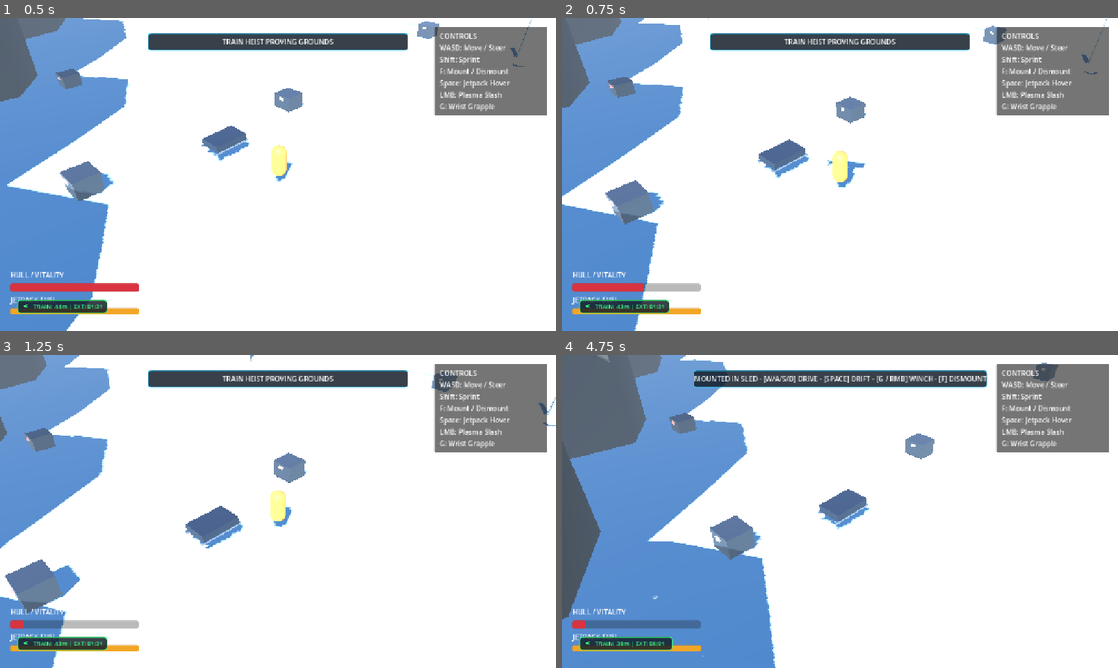
Above: before the commit, frames 1-4 (two rows, left to right).
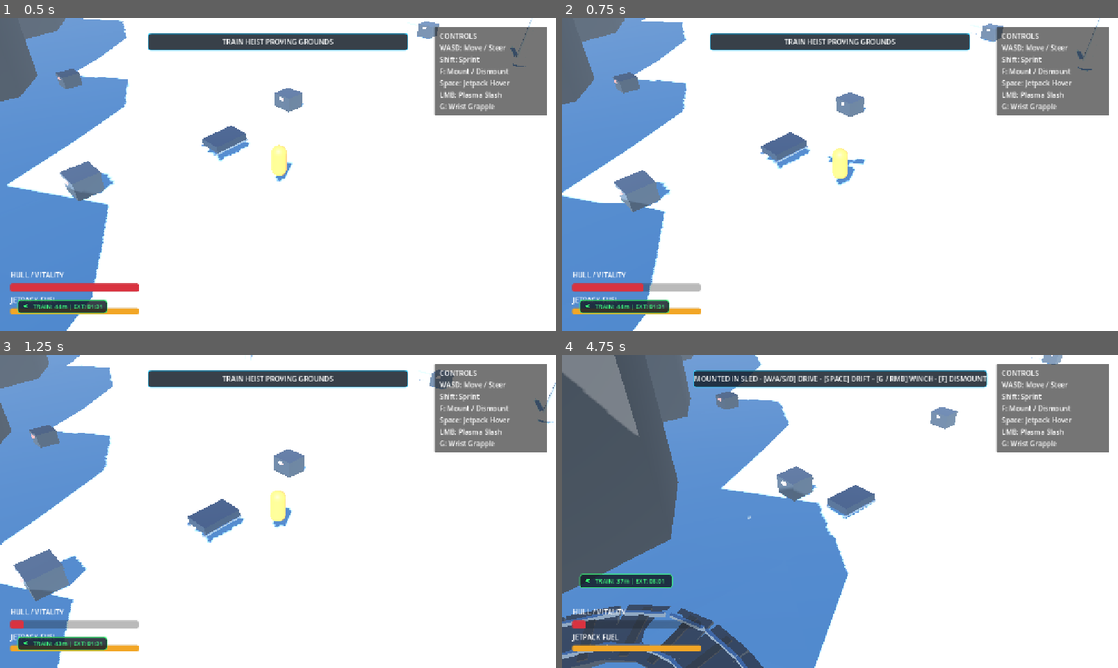
Above: after the commit, the same moments.

Repository: mcintalmo/drift
Game: Godot game, scene res://scenes/world/ActiveTrainHeistSector.tscn
The game is run twice, just before and just after one commit, with the same random seed, the same clock (stepped at 60 frames per second) and the same inputs. This scene is started directly instead of the project's main scene.
Inputs (mouse positions are in pixels of both pictures, inside the frame that each line leads up to):
- Up to frame 1 (0.5 s): no input
- Up to frame 2 (0.75 s): tap Enter (ui_accept) at 0.5 s; move the mouse to (812, 237) at 0.52 s; hold W (accelerate) from 0.53 s (still down); hold F (pilot_mount_dismount) from 0.53 s (still down); click (812, 237) at 0.67 s
- Up to frame 3 (1.25 s): keep holding W (accelerate); keep holding F (pilot_mount_dismount); tap Enter (ui_accept) at 0.77 s
- Up to frame 4 (4.75 s): release W (accelerate) at 1.25 s; release F (pilot_mount_dismount) at 1.25 s; drag from (1006, 558) to (812, 574) at 1.27 s; move the mouse to (673, 464) at 2.02 s; hold Q (pilot_lean_left) 2.03-2.75 s; hold F (pilot_mount_dismount) 2.03-2.75 s; tap Enter (ui_accept) at 2.75, 3.5, 3.77 s; drag from (867, 511) to (673, 464) at 2.77 s; move the mouse to (756, 433) at 3.52 s; hold S (brake_reverse) 3.53-4.25 s; hold Shift (sprint) 3.53-4.25 s; tap F (pilot_mount_dismount) at 3.8 s; drag from (962, 495) to (756, 433) at 4.27 s

Frame 1 is identical in both runs. In frame 2, 3.9% of the frame differs, in the area x 0-99%, y 0-100%; in frame 3, 3.5%; in frame 4, 29%, in the area x 0-90%, y 0-100%.

Commit message:
Preserve pilot momentum when mounting and dismounting sled, including airborne ballistic trajectory

Diff:
--- a/scripts/entities/pilot/pilot.gd
+++ b/scripts/entities/pilot/pilot.gd
@@ -53,6 +53,15 @@
 		if com_comp:
 			com_comp.set_mounted_pilot(self)
 
+		# Momentum transfer on mount: preserve running/jetpack momentum into sled chassis
+		var drift_comp: Node = sled.get_node_or_null("InertialDriftComponent")
+		if drift_comp and "velocity_3d" in drift_comp:
+			var pilot_horiz: Vector3 = Vector3(velocity.x, 0.0, velocity.z)
+			var sled_cur: Vector3 = drift_comp.get("velocity_3d")
+			if pilot_horiz.length() > sled_cur.length():
+				drift_comp.set("velocity_3d", pilot_horiz)
+				sled.velocity = pilot_horiz
+
 	if state_machine:
 		state_machine.transition_to(&"MountedState")
 	GlobalEvents.emit_pilot_mounted_sled(sled)
@@ -66,7 +75,14 @@
 	var sled_base_pos: Vector3 = prev_sled.global_position if prev_sled.is_inside_tree() else prev_sled.position
 	var sled_basis_x: Vector3 = prev_sled.global_transform.basis.x if prev_sled.is_inside_tree() else Vector3.RIGHT
 	var dismount_pos: Vector3 = sled_base_pos + Vector3(0, 1.2, 0) + (sled_basis_x * 1.5)
+
+	# Fetch exact full 3D velocity from InertialDriftComponent or CharacterBody3D
 	var sled_vel: Vector3 = prev_sled.velocity
+	var drift_comp: Node = prev_sled.get_node_or_null("InertialDriftComponent")
+	if drift_comp and "velocity_3d" in drift_comp:
+		var d_vel: Vector3 = drift_comp.get("velocity_3d")
+		if d_vel.length_squared() > 0.01:
+			sled_vel = d_vel
 
 	is_mounted_in_sled = false
 	if prev_sled:
@@ -82,7 +98,9 @@
 		global_position = dismount_pos
 	else:
 		position = dismount_pos
-	velocity = sled_vel + Vector3(0, 4.0, 0)
+
+	# Full momentum preservation: keep horizontal speed and add upward dismount jump impulse
+	velocity = sled_vel + Vector3(0, 3.8, 0)
 
 	if state_machine:
 		var mounted_state: State = state_machine.get_node_or_null("MountedState") as State
--- a/scripts/state_machine/pilot_states/pilot_walking_state.gd
+++ b/scripts/state_machine/pilot_states/pilot_walking_state.gd
@@ -54,6 +54,7 @@
 		move_speed = base_walk_speed * 1.6
 
 	var input_dir: Vector2 = Input.get_vector(&"steer_left", &"steer_right", &"brake_reverse", &"accelerate")
+	var actual_move_vec: Vector3 = Vector3.ZERO
 
 	if input_dir.length() > 0.05:
 		var cam: Camera3D = pilot.get_viewport().get_camera_3d() if (pilot.is_inside_tree() and pilot.get_viewport()) else null
@@ -69,23 +70,40 @@
 		# Compute character's local right shoulder vector based on active movement direction
 		var char_right: Vector3 = Vector3(-intended_move_dir.z, 0.0, intended_move_dir.x).normalized()
 
-		# 2. Imbalance lateral veer (only active when weight is laterally off-center)
+		# Imbalance lateral veer (only active when weight is laterally off-center)
 		var pull_strength: float = clampf((backpack_mass / 70.0) * 0.35, 0.0, 0.45)
 		var body_imbalance_pull: Vector3 = char_right * (com_offset.x / 0.20) * pull_strength
 
-		var actual_move_vec: Vector3 = (intended_move_dir + body_imbalance_pull).normalized()
+		actual_move_vec = (intended_move_dir + body_imbalance_pull).normalized()
+		pilot.rotation.y = lerp_angle(pilot.rotation.y, atan2(-actual_move_vec.x, -actual_move_vec.z), 14.0 * delta)
 
-		pilot.rotation.y = lerp_angle(pilot.rotation.y, atan2(-actual_move_vec.x, -actual_move_vec.z), 14.0 * delta)
-		pilot.velocity.x = actual_move_vec.x * move_speed
-		pilot.velocity.z = actual_move_vec.z * move_speed
+	# 2. Locomotion Kinematics & Momentum Preservation
+	if not pilot.is_on_floor():
+		# AIRBORNE (Ballistic trajectory from dismount, jump, or ramp)
+		if input_dir.length() > 0.05:
+			pilot.velocity.x += actual_move_vec.x * 12.0 * delta
+			pilot.velocity.z += actual_move_vec.z * 12.0 * delta
+		# Low aerodynamic drag preserves high-speed dismount momentum
+		pilot.velocity.x = move_toward(pilot.velocity.x, 0.0, 0.8 * delta)
+		pilot.velocity.z = move_toward(pilot.velocity.z, 0.0, 0.8 * delta)
+		pilot.velocity.y -= 9.81 * delta
 	else:
-		# Stationary: zero velocity, completely still
-		pilot.velocity.x = move_toward(pilot.velocity.x, 0.0, 30.0 * delta)
-		pilot.velocity.z = move_toward(pilot.velocity.z, 0.0, 30.0 * delta)
+		# ON GROUND (Smooth slide friction when landing at high speed)
+		if input_dir.length() > 0.05:
+			var target_vx: float = actual_move_vec.x * move_speed
+			var target_vz: float = actual_move_vec.z * move_speed
+			pilot.velocity.x = move_toward(pilot.velocity.x, target_vx, 18.0 * delta)
+			pilot.velocity.z = move_toward(pilot.velocity.z, target_vz, 18.0 * delta)
+		else:
+			# Snow surface sliding deceleration
+			pilot.velocity.x = move_toward(pilot.velocity.x, 0.0, 10.0 * delta)
+			pilot.velocity.z = move_toward(pilot.velocity.z, 0.0, 10.0 * delta)
+
+		pilot.velocity.y = 0.0
+		if jetpack:
+			jetpack.process_jetpack(delta, false, true, Vector3.ZERO)
 
 	# 3. Procedural Torso Lean:
-	# - Lateral roll (Z) only occurs when weight is off-center (com_offset.x != 0)
-	# - Forward hunch (X) only occurs when weight is top-heavy (com_offset.y < 0). Low weight (com_offset.y > 0) has 0 pitch lean!
 	var visual_model: Node3D = pilot.get_node_or_null("VisualModel") as Node3D
 	if visual_model:
 		var target_lean_z: float = -(com_offset.x / 0.20) * deg_to_rad(14.0) * clampf(backpack_mass / 30.0, 0.0, 1.5)
@@ -94,12 +112,4 @@
 		visual_model.rotation.z = lerpf(visual_model.rotation.z, target_lean_z, 10.0 * delta)
 		visual_model.rotation.x = lerpf(visual_model.rotation.x, target_lean_x, 10.0 * delta)
 
-	# 4. Gravity & ground check
-	if not pilot.is_on_floor():
-		pilot.velocity.y -= 9.81 * delta
-	else:
-		pilot.velocity.y = 0.0
-		if jetpack:
-			jetpack.process_jetpack(delta, false, true, Vector3.ZERO)
-
 	pilot.move_and_slide()
